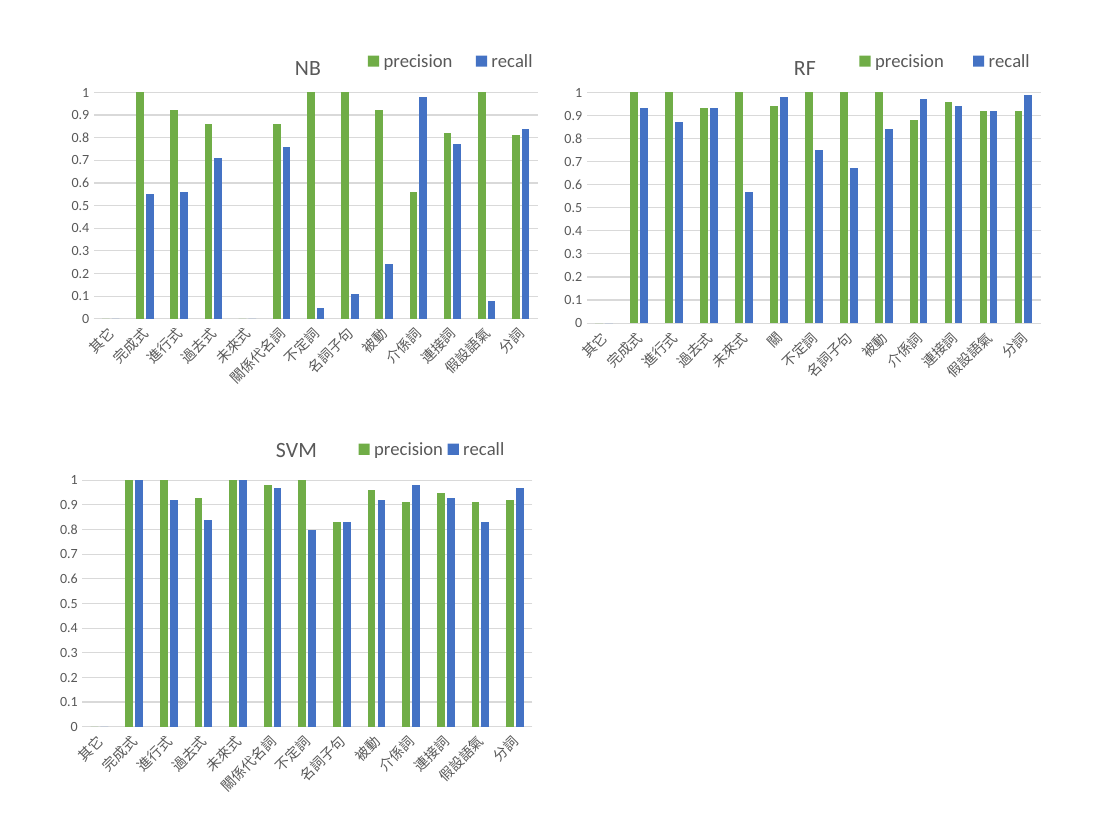
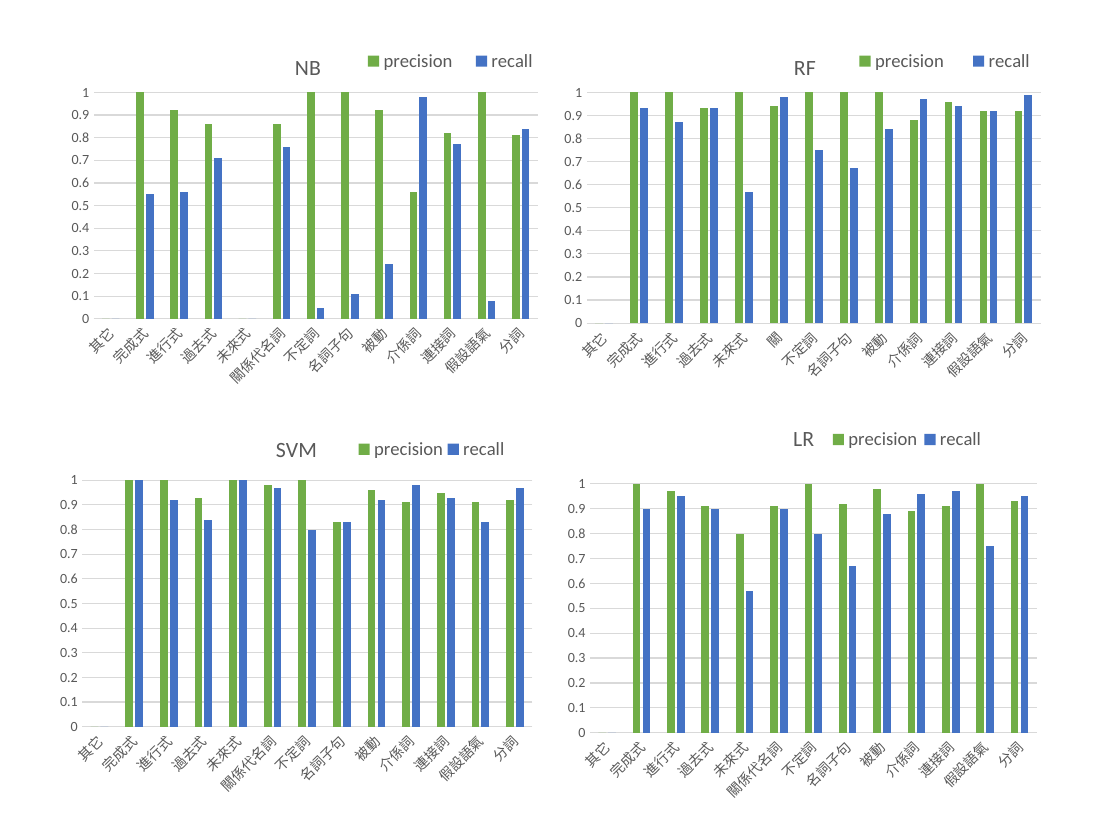
Before and after one commit to SJinping/NLP-term, a slide deck: slide 5 of slides/NLP term project report.pptx (slide 4 before the commit). Drawn at 1120x840 pixels with LibreOffice and Linux fonts; fonts in the diff are those of the drawing. Boxes give left, top, right and bottom in pixels: in the first picture for what was removed or moved away, otherwise in the second. Text is boxed around its words. In the diff, an @@ line names an element or a change of style, - is before the commit and + after.

Commit message:
add slides

```diff
--- a/slides/NLP term project report.pptx
+++ b/slides/NLP term project report.pptx
@@ column chart added at [552,405,1055,820] @@
+title "LR "
+categories: 其它, 完成式, 進行式, 過去式, 未來式, 關係代名詞, 不定詞, 名詞子句, 被動, 介係詞, 連接詞, 假設語氣, 分詞
+precision: 0, 1, 0.97, 0.91, 0.8, 0.91, 1, 0.92, 0.98, 0.89, 0.91, 1, 0.93
+recall: 0, 0.9, 0.95, 0.9, 0.57, 0.9, 0.8, 0.67, 0.88, 0.96, 0.97, 0.75, 0.95
```
Also in this commit, not shown: 1 slide added.
